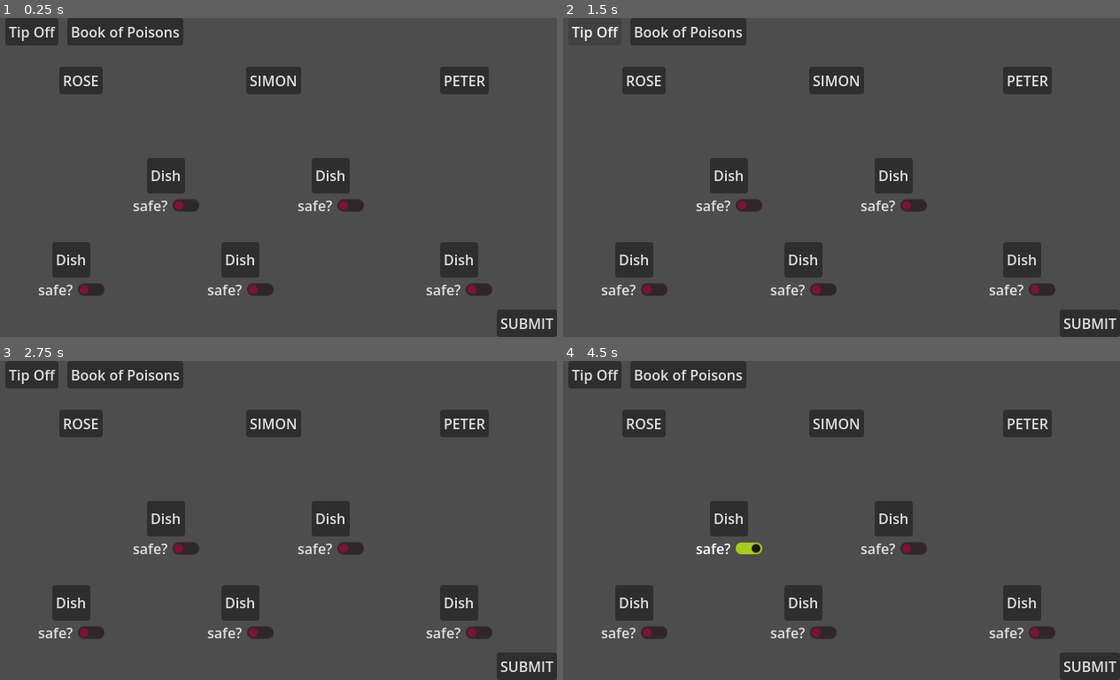
Above: before the commit, frames 1-4 (two rows, left to right).
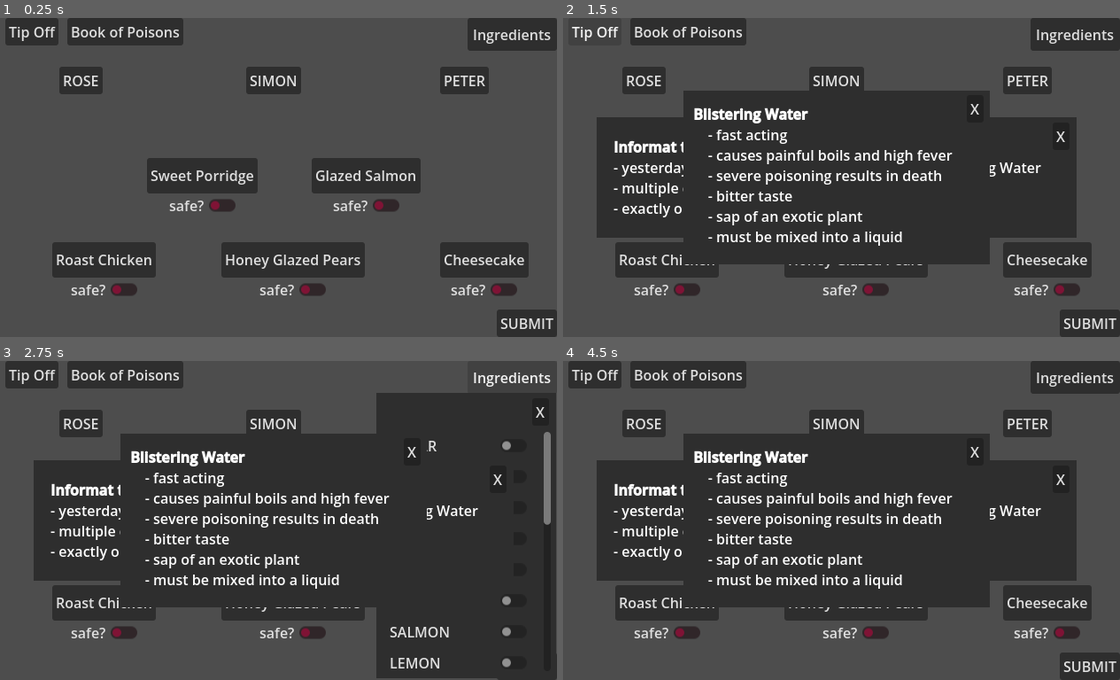
Above: after the commit, the same moments.

Repository: krstnvz/brackeys-gamejam
Game: Godot game, scene res://scenes/Main.tscn
Two runs of this game, one before a commit and one after it. Both use one fixed random seed, a clock stepped at 60 frames per second and the inputs below.
Inputs (mouse positions are in pixels of both pictures, inside the frame that each line leads up to):
- Up to frame 1 (0.25 s): no input
- Up to frame 2 (1.5 s): click "Book of Poisons" at 0.5 s; click "Tip Off" at 1.25 s
- Up to frame 3 (2.75 s): click (512, 376) at 2 s, where only the run after the commit has a clickable "Ingredients"
- Up to frame 4 (4.5 s): click (1103, 412) at 2.75 s, where only the run after the commit has a clickable "X"; click "Dish" (after the commit: "Sweet Porridge") at 3.5 s; click "safe?" at 4.25 s

The runs differ from the first frame. In frame 1, 11% of the frame differs, in the area x 6-100%, y 0-87%; in frame 2, 45%; in frame 3, 58%, in the area x 6-100%, y 3-100%; in frame 4, 45%.
Error before the commit: Parse Error: Could not resolve external class member "ingredients". (res://scripts/dish.gd:13)

Commit message:
feat: add basic list of ingredients

Diff:
--- a/scenes/Main.tscn
+++ b/scenes/Main.tscn
@@ -9,7 +9,9 @@
 [ext_resource type="PackedScene" uid="uid://rob1bfdbg0mr" path="res://scenes/Cook.tscn" id="6_c01mt"]
 [ext_resource type="Resource" uid="uid://dnmrawhs2simj" path="res://cooks/simon.tres" id="7_jlsqs"]
 [ext_resource type="Resource" uid="uid://cgweu5mb0amv6" path="res://cooks/peter.tres" id="8_q8u5g"]
+[ext_resource type="Script" uid="uid://bl7126h1hxp4c" path="res://scripts/ingredient_list.gd" id="11_bjd11"]
 [ext_resource type="Script" uid="uid://jhes5jx3ht77" path="res://scripts/overlay_visibility.gd" id="11_wp0k4"]
+[ext_resource type="PackedScene" uid="uid://62xkmihlpayo" path="res://scenes/IngredientButton.tscn" id="12_bjd11"]
 
 [node name="Main" type="Node" unique_id=447475477 node_paths=PackedStringArray("dishes")]
 script = ExtResource("1_q8u5g")
@@ -93,13 +95,61 @@
 offset_bottom = 31.0
 text = "Tip Off"
 
-[node name="Node" type="Node" parent="." unique_id=1645188447]
-
-[node name="IngredientsOverlay" type="CanvasLayer" parent="Node" unique_id=2074792183]
+[node name="IngredientsButton" type="Button" parent="." unique_id=77375484]
+offset_left = 539.0
+offset_right = 640.0
+offset_bottom = 37.0
+text = "Ingredients"
+
+[node name="Overlays" type="Node" parent="." unique_id=1645188447]
+
+[node name="IngredientsOverlay" type="CanvasLayer" parent="Overlays" unique_id=2074792183]
+script = ExtResource("11_wp0k4")
+
+[node name="ColorRect" type="ColorRect" parent="Overlays/IngredientsOverlay" unique_id=486545134]
+anchors_preset = 8
+anchor_left = 0.5
+anchor_top = 0.5
+anchor_right = 0.5
+anchor_bottom = 0.5
+offset_left = 116.0
+offset_top = -144.0
+offset_right = 319.0
+offset_bottom = 178.0
+grow_horizontal = 2
+grow_vertical = 2
+color = Color(0.18039216, 0.18039216, 0.18039216, 1)
+
+[node name="CancelButton" type="Button" parent="Overlays/IngredientsOverlay" unique_id=1317162803]
+anchors_preset = 8
+anchor_left = 0.5
+anchor_top = 0.5
+anchor_right = 0.5
+anchor_bottom = 0.5
+offset_left = 292.0
+offset_top = -138.0
+offset_right = 311.0
+offset_bottom = -107.0
+grow_horizontal = 2
+grow_vertical = 2
+text = "X"
+
+[node name="ScrollContainer" type="ScrollContainer" parent="Overlays/IngredientsOverlay" unique_id=677144390]
+offset_left = 445.0
+offset_top = 80.0
+offset_right = 633.0
+offset_bottom = 350.0
+
+[node name="VBoxContainer" type="VBoxContainer" parent="Overlays/IngredientsOverlay/ScrollContainer" unique_id=1810388603]
+layout_mode = 2
+script = ExtResource("11_bjd11")
+ingredient_button = ExtResource("12_bjd11")
+
+[node name="TipOffOverlay" type="CanvasLayer" parent="Overlays" unique_id=754780104]
 visible = false
 script = ExtResource("11_wp0k4")
 
-[node name="ColorRect" type="ColorRect" parent="Node/IngredientsOverlay" unique_id=486545134]
+[node name="ColorRect" type="ColorRect" parent="Overlays/TipOffOverlay" unique_id=322173053]
 anchors_preset = 8
 anchor_left = 0.5
 anchor_top = 0.5
@@ -113,7 +163,7 @@
 grow_vertical = 2
 color = Color(0.18039216, 0.18039216, 0.18039216, 1)
 
-[node name="RichTextLabel" type="RichTextLabel" parent="Node/IngredientsOverlay" unique_id=374442046]
+[node name="RichTextLabel" type="RichTextLabel" parent="Overlays/TipOffOverlay" unique_id=1033028980]
 anchors_preset = 8
 anchor_left = 0.5
 anchor_top = 0.5
@@ -132,7 +182,7 @@
 - exactly one person is in on it and lying"
 fit_content = true
 
-[node name="CancelButton" type="Button" parent="Node/IngredientsOverlay" unique_id=1317162803]
+[node name="CancelButton" type="Button" parent="Overlays/TipOffOverlay" unique_id=111208958]
 anchors_preset = 8
 anchor_left = 0.5
 anchor_top = 0.5
@@ -146,62 +196,11 @@
 grow_vertical = 2
 text = "X"
 
-[node name="TipOffOverlay" type="CanvasLayer" parent="Node" unique_id=754780104]
+[node name="BookOverlay" type="CanvasLayer" parent="Overlays" unique_id=167102177]
 visible = false
 script = ExtResource("11_wp0k4")
 
-[node name="ColorRect" type="ColorRect" parent="Node/TipOffOverlay" unique_id=322173053]
-anchors_preset = 8
-anchor_left = 0.5
-anchor_top = 0.5
-anchor_right = 0.5
-anchor_bottom = 0.5
-offset_left = -271.0
-offset_top = -68.0
-offset_right = 271.0
-offset_bottom = 68.0
-grow_horizontal = 2
-grow_vertical = 2
-color = Color(0.18039216, 0.18039216, 0.18039216, 1)
-
-[node name="RichTextLabel" type="RichTextLabel" parent="Node/TipOffOverlay" unique_id=1033028980]
-anchors_preset = 8
-anchor_left = 0.5
-anchor_top = 0.5
-anchor_right = 0.5
-anchor_bottom = 0.5
-offset_left = -252.5
-offset_top = -46.0
-offset_right = 252.5
-offset_bottom = 46.0
-grow_horizontal = 2
-grow_vertical = 2
-bbcode_enabled = true
-text = "[b]Informat tip off:[/b]
-- yesterday, one ingredient was poisoned with Blistering Water
-- multiple dishes are contaminated
-- exactly one person is in on it and lying"
-fit_content = true
-
-[node name="CancelButton" type="Button" parent="Node/TipOffOverlay" unique_id=111208958]
-anchors_preset = 8
-anchor_left = 0.5
-anchor_top = 0.5
-anchor_right = 0.5
-anchor_bottom = 0.5
-offset_left = 244.0
-offset_top = -62.0
-offset_right = 263.0
-offset_bottom = -31.0
-grow_horizontal = 2
-grow_vertical = 2
-text = "X"
-
-[node name="BookOverlay" type="CanvasLayer" parent="Node" unique_id=167102177]
-visible = false
-script = ExtResource("11_wp0k4")
-
-[node name="ColorRect" type="ColorRect" parent="Node/BookOverlay" unique_id=1564265029]
+[node name="ColorRect" type="ColorRect" parent="Overlays/BookOverlay" unique_id=1564265029]
 anchors_preset = 8
 anchor_left = 0.5
 anchor_top = 0.5
@@ -215,7 +214,7 @@
 grow_vertical = 2
 color = Color(0.18039216, 0.18039216, 0.18039216, 1)
 
-[node name="RichTextLabel" type="RichTextLabel" parent="Node/BookOverlay" unique_id=993247710]
+[node name="RichTextLabel" type="RichTextLabel" parent="Overlays/BookOverlay" unique_id=993247710]
 anchors_preset = 8
 anchor_left = 0.5
 anchor_top = 0.5
@@ -237,7 +236,7 @@
 	- must be mixed into a liquid"
 fit_content = true
 
-[node name="CancelButton" type="Button" parent="Node/BookOverlay" unique_id=294520980]
+[node name="CancelButton" type="Button" parent="Overlays/BookOverlay" unique_id=294520980]
 anchors_preset = 8
 anchor_left = 0.5
 anchor_top = 0.5
@@ -252,7 +251,9 @@
 text = "X"
 
 [connection signal="button_up" from="SubmitButton" to="." method="_on_submit_button_button_up"]
-[connection signal="button_up" from="BookButton" to="Node/BookOverlay" method="_on_tip_off_button_button_up"]
-[connection signal="button_up" from="TipOffButton" to="Node/TipOffOverlay" method="_on_tip_off_button_button_up"]
-[connection signal="button_up" from="Node/TipOffOverlay/CancelButton" to="Node/TipOffOverlay" method="_on_cancel_button_button_up"]
-[connection signal="button_up" from="Node/BookOverlay/CancelButton" to="Node/BookOverlay" method="_on_cancel_button_button_up"]
+[connection signal="button_up" from="BookButton" to="Overlays/BookOverlay" method="_on_visibility_button_up"]
+[connection signal="button_up" from="TipOffButton" to="Overlays/TipOffOverlay" method="_on_visibility_button_up"]
+[connection signal="button_up" from="IngredientsButton" to="Overlays/IngredientsOverlay" method="_on_visibility_button_up"]
+[connection signal="button_up" from="Overlays/IngredientsOverlay/CancelButton" to="Overlays/IngredientsOverlay" method="_on_cancel_button_button_up"]
+[connection signal="button_up" from="Overlays/TipOffOverlay/CancelButton" to="Overlays/TipOffOverlay" method="_on_cancel_button_button_up"]
+[connection signal="button_up" from="Overlays/BookOverlay/CancelButton" to="Overlays/BookOverlay" method="_on_cancel_button_button_up"]
--- /dev/null
+++ b/scripts/ingredient_list.gd
@@ -0,0 +1,22 @@
+extends VBoxContainer
+
+@export var ingredient_button: PackedScene = null
+
+var ingredientsData = IngredientsData.new()
+
+# Called when the node enters the scene tree for the first time.
+func _ready() -> void:
+	ingredientsData.createAllIngredientsModel()
+
+	for ingredient in ingredientsData.allIngredients:
+		var button = ingredient_button.instantiate()
+		button.add_ingredient(ingredient)
+		button.item_toggled.connect(_on_ingredient_toggled)
+		add_child(button)
+
+# Called every frame. 'delta' is the elapsed time since the previous frame.
+func _process(delta: float) -> void:
+	pass
+
+func _on_ingredient_toggled():
+	pass
--- /dev/null
+++ b/scripts/ingredients_data.gd
@@ -0,0 +1,38 @@
+class_name IngredientsData
+
+enum Ingredient {
+	SUGAR,
+	EGG,
+	MILK,
+	BUTTER,
+	SAFFRON,
+	OATS,
+	SALMON,
+	LEMON,
+	DILL,
+	SALT,
+	CHICKEN,
+	CARROT,
+	PARSNIP,
+	ONION,
+	ROSEMARY,
+	PEAR,
+	CINNAMON,
+	HONEY,
+	RASPBERRY,
+	STRAWBERRY,
+	CREAM_CHEESE,
+	MAX_INGREDIENT
+}
+
+var allIngredients: Array[IngredientModel] = []
+
+func createAllIngredientsModel():
+	for ingredient in Ingredient.MAX_INGREDIENT:
+		var model = IngredientModel.new()
+		model.ingredient = ingredient
+		allIngredients.append(model)
+
+class IngredientModel:
+	var ingredient: Ingredient
+	var is_checked: bool = false
Not shown, added: scripts/ingredient_list.gd.uid
Not shown, added: scripts/ingredients_data.gd.uid
